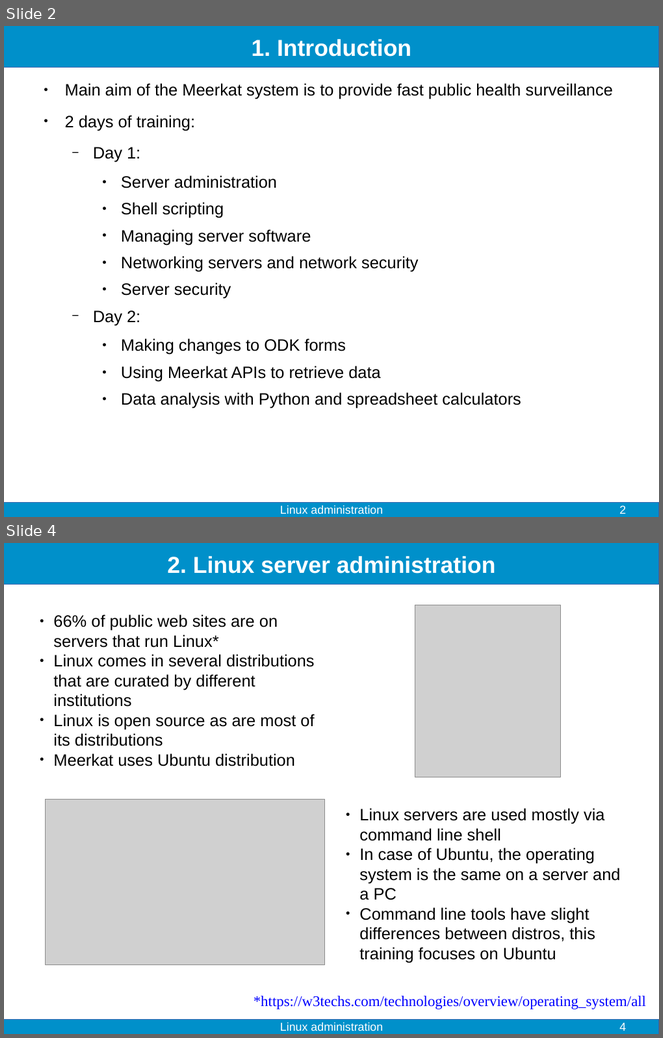
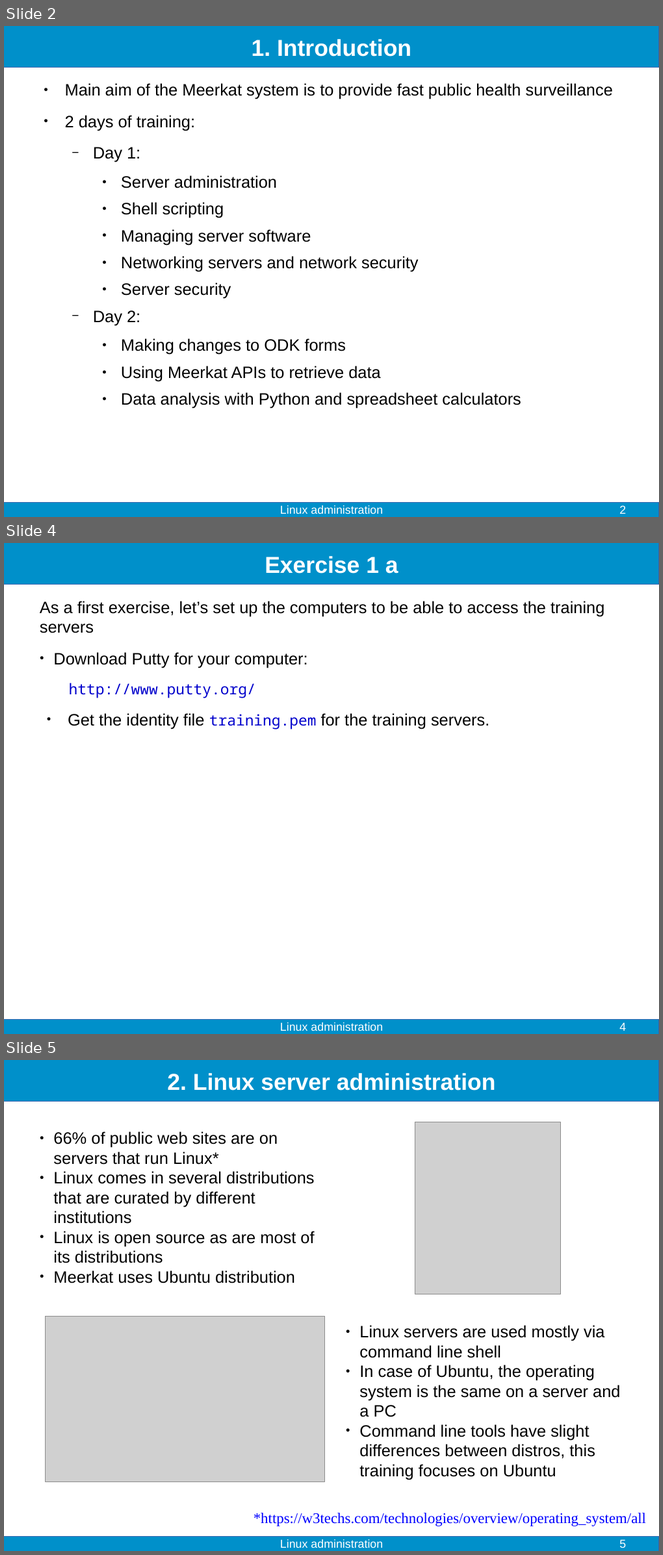
Before and after one commit to fjelltopp/training, a slide deck: linux_administration/linux_administration.odp. Shown one above the other, each under a label of ours: slides 2 and 4 before the commit, slides 2, 4 and 5 after it; the slides between them are not shown. The pictures are 663x1038 and 663x1555 pixels, drawn with LibreOffice and Linux fonts; fonts in the diff are those of the drawing; grey boxes stand for pictures. Boxes give left, top, right and bottom in pixels: in the first picture for what was removed or moved away, otherwise in the second. Text is boxed around its words. In the diff, an @@ line names an element or a change of style, - is before the commit and + after.

```diff
--- a/linux_administration/linux_administration.odp
+++ b/linux_administration/linux_administration.odp
@@ slide 4 added at (4, 543, 659, 1034), background #FFFFFF; not listed: 2 template elements that a slide beside it also shows @@
@@ title added at (265, 556, 399, 574), 28 pt, text #FFFFFF, bold @@
+Exercise 1 a
@@ text added at (40, 601, 605, 730), 20 pt, text #000000 @@
+As a first exercise, let’s set up the computers to be able to access the training servers
+● Download Putty for your computer:
+http://www.putty.org/
+● Get the identity file training.pem for the training servers.
@@ text added at (280, 1023, 383, 1031), 14 pt, text #FFFFFF @@
+Linux administration
@@ page number added at (620, 1023, 626, 1031), 14 pt, text #FFFFFF @@
+4
@@ what was slide 4 is now slide 5 @@
@@ page number at (620, 1540, 626, 1548): text changed @@
-4
+5
```
Also in this commit, not shown: 4 slides changed, 3 other slides added, 1 other file.
